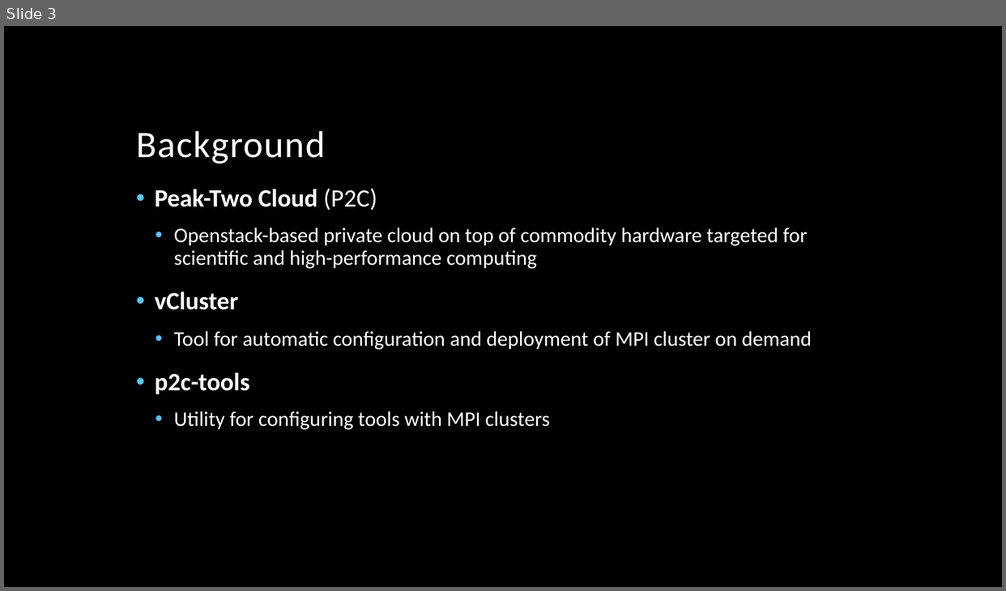
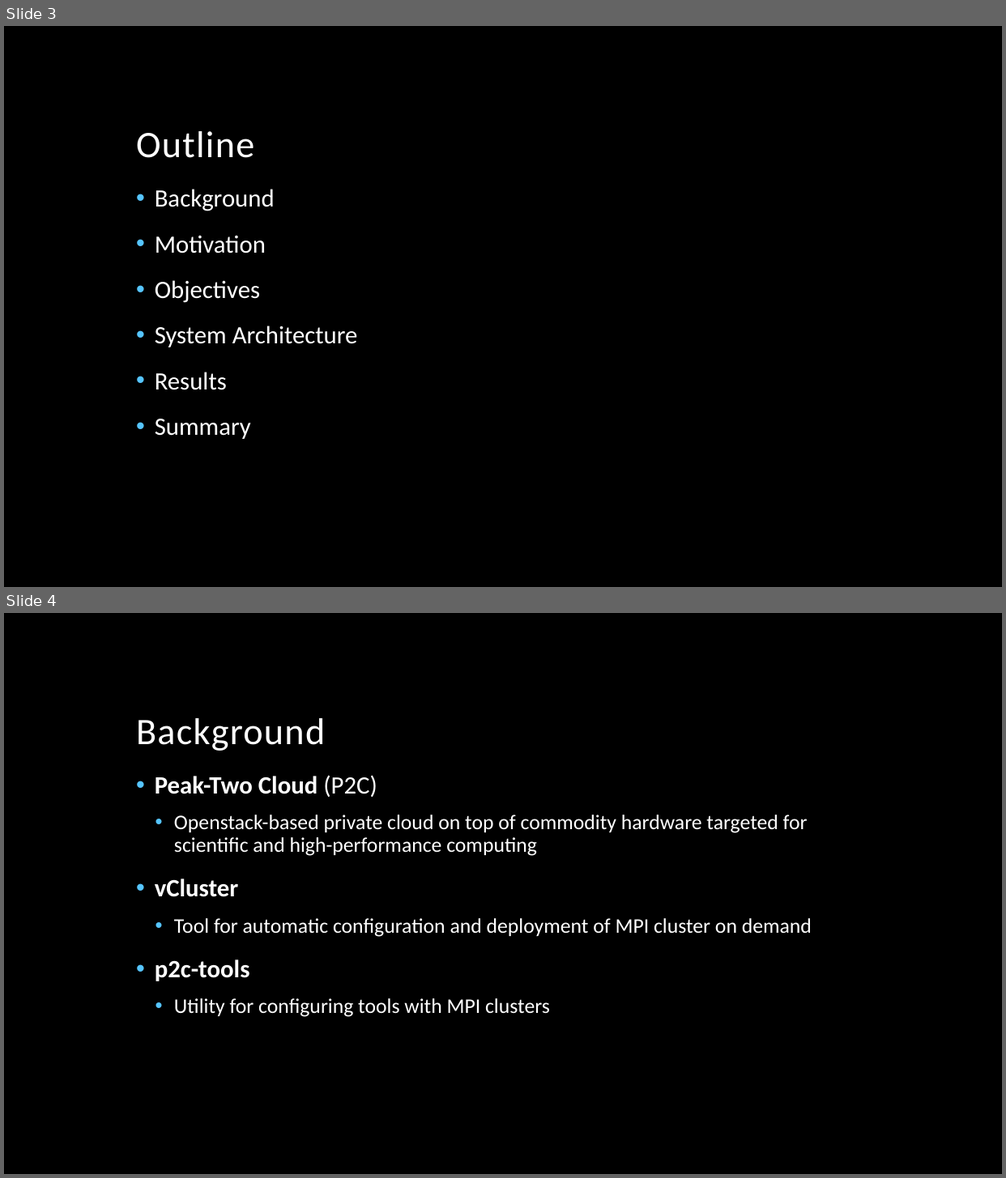
Before and after one commit to vincentpaul12/SkyLab-Files, a slide deck: pcsc_skylab.pptx. Shown one above the other, each under a label of ours: slide 3 before the commit, slides 3 and 4 after it. The pictures are 1006x591 and 1006x1178 pixels, drawn with LibreOffice and Linux fonts; fonts in the diff are those of the drawing; background and template pictures are left out. Boxes give left, top, right and bottom in pixels: in the first picture for what was removed or moved away, otherwise in the second. Text is boxed around its words. In the diff, an @@ line names an element or a change of style, - is before the commit and + after.

```diff
--- a/pcsc_skylab.pptx
+++ b/pcsc_skylab.pptx
@@ slide 3 added at (x1=4, y1=26, x2=1002, y2=587), background picture (left out) @@
@@ title added at (x1=136, y1=131, x2=254, y2=158), 36 pt, text #FFFFFF @@
+Outline
@@ text added at (x1=155, y1=189, x2=358, y2=439), 24 pt, text #FFFFFF @@
+• Background
+• Motivation
+• Objectives
+• System Architecture
+• Results
+• Summary
@@ what was slide 3 is now slide 4 @@
```
Also in this commit, not shown: 8 slides changed, 6 other slides added, 4 slides removed.
